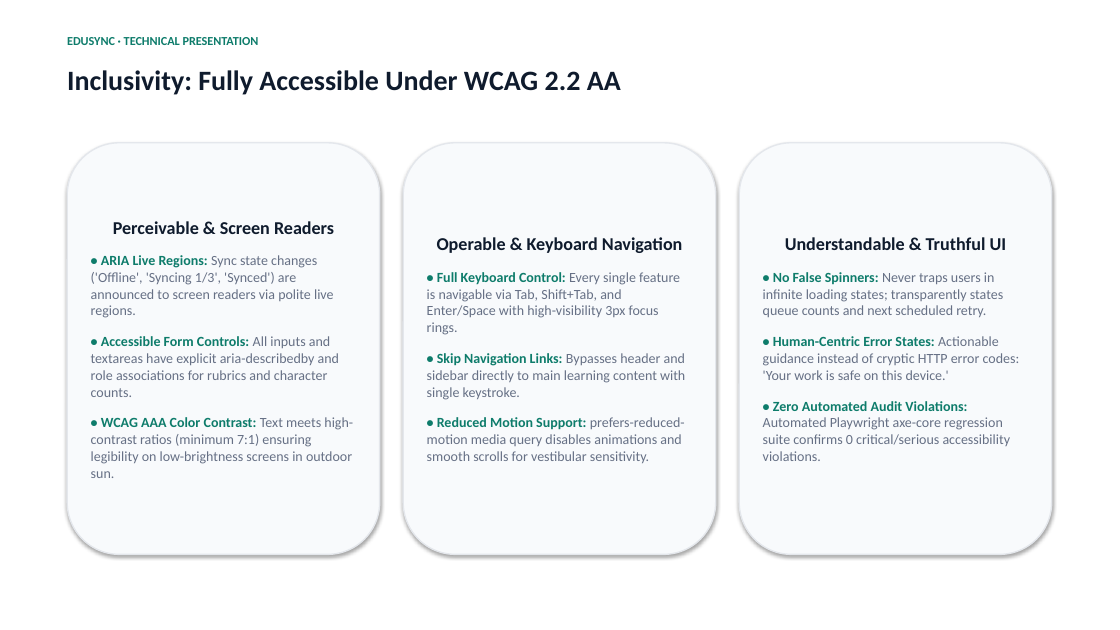
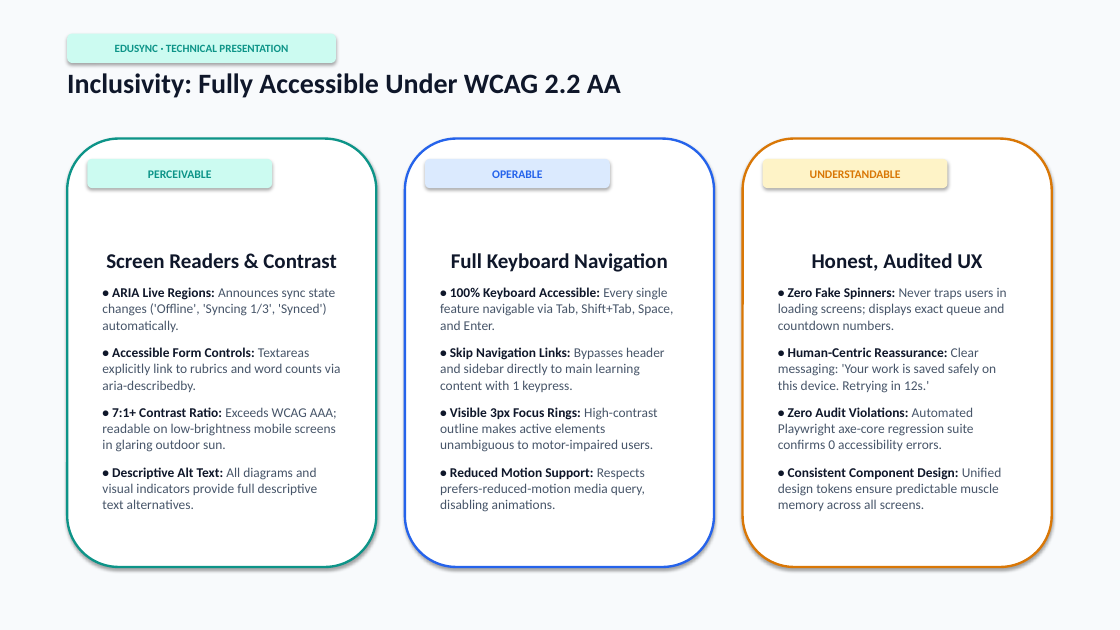
Before and after one commit to blank-0007/edusync, a slide deck: slide 7 of assets/EduSync-Presentation.pptx. Drawn at 1120x630 pixels with LibreOffice and Linux fonts; fonts in the diff are those of the drawing. Boxes give left, top, right and bottom in pixels: in the first picture for what was removed or moved away, otherwise in the second. Text is boxed around its words. In the diff, an @@ line names an element or a change of style, - is before the commit and + after.

```diff
--- a/assets/EduSync-Presentation.pptx
+++ b/assets/EduSync-Presentation.pptx
@@ rectangle added at [0,0,1120,630], fill #F8FAFC @@
@@ rounded rectangle "EDUSYNC · TECHNICAL PRESENTATION": place and size @@
-rounded rectangle "EDUSYNC · TECHNICAL PRESENTATION" at [67,37,259,45]
+rounded rectangle "EDUSYNC · TECHNICAL PRESENTATION" at [67,34,336,63]
@@ rounded rectangle "EDUSYNC · TECHNICAL PRESENTATION" at [67,34,336,63]: size 10.5 to 9.5 pt, text colour #0E7C6B to #0D9488; alignment left to centre; vertical alignment top to middle; fill none to #CCFBF1; shadow on @@
@@ text "Inclusivity: Fully Accessible Under WCAG ..." at [67,73,621,98]: text colour #0F1B2D to #0F172A @@
@@ rounded rectangle "Screen Readers & Contrast": place and size @@
-rounded rectangle "Screen Readers & Contrast" at [67,143,380,555]
+rounded rectangle "Screen Readers & Contrast" at [67,139,376,567]
@@ rounded rectangle "Screen Readers & Contrast" at [67,139,376,567]: fill #F8FAFC to #FFFFFF; outline #E4E7EC 1.2 pt to #0D9488 2 pt @@
@@ rounded rectangle "Full Keyboard Navigation": place and size @@
-rounded rectangle "Full Keyboard Navigation" at [403,143,716,555]
+rounded rectangle "Full Keyboard Navigation" at [405,139,714,567]
@@ rounded rectangle "Full Keyboard Navigation" at [405,139,714,567]: fill #F8FAFC to #FFFFFF; outline #E4E7EC 1.2 pt to #2563EB 2 pt @@
@@ rounded rectangle "Honest, Audited UX": place and size @@
-rounded rectangle "Honest, Audited UX" at [739,143,1052,555]
+rounded rectangle "Honest, Audited UX" at [743,139,1052,567]
@@ rounded rectangle "Honest, Audited UX" at [743,139,1052,567]: fill #F8FAFC to #FFFFFF; outline #E4E7EC 1.2 pt to #D97706 2 pt @@
@@ rounded rectangle added at [87,159,272,188], fill #CCFBF1, 10 pt, text #0D9488, bold @@
+PERCEIVABLE
@@ rounded rectangle added at [425,159,610,188], fill #DBEAFE, 10 pt, text #2563EB, bold @@
+OPERABLE
@@ rounded rectangle added at [763,159,948,188], fill #FEF3C7, 10 pt, text #D97706, bold @@
+UNDERSTANDABLE
@@ text in rounded rectangle at [102,253,341,509]: text changed; size 12 to 11.5 pt; text colour #667085 to #475569 @@
-Perceivable & Screen Readers
-• ARIA Live Regions: Sync state changes ('Offline', 'Syncing 1/3', 'Synced') are announced to screen readers via polite live regions.
-• Accessible Form Controls: All inputs and textareas have explicit aria-describedby and role associations for rubrics and character counts.
-• WCAG AAA Color Contrast: Text meets high-contrast ratios (minimum 7:1) ensuring legibility on low-brightness screens in outdoor sun.
+Screen Readers & Contrast
+• ARIA Live Regions: Announces sync state changes ('Offline', 'Syncing 1/3', 'Synced') automatically.
+• Accessible Form Controls: Textareas explicitly link to rubrics and word counts via aria-describedby.
+• 7:1+ Contrast Ratio: Exceeds WCAG AAA; readable on low-brightness mobile screens in glaring outdoor sun.
+• Descriptive Alt Text: All diagrams and visual indicators provide full descriptive text alternatives.
@@ text in rounded rectangle at [440,253,673,512]: text changed; size 12 to 11.5 pt; text colour #667085 to #475569 @@
-Operable & Keyboard Navigation
-• Full Keyboard Control: Every single feature is navigable via Tab, Shift+Tab, and Enter/Space with high-visibility 3px focus rings.
-• Skip Navigation Links: Bypasses header and sidebar directly to main learning content with single keystroke.
-• Reduced Motion Support: prefers-reduced-motion media query disables animations and smooth scrolls for vestibular sensitivity.
+Full Keyboard Navigation
+• 100% Keyboard Accessible: Every single feature navigable via Tab, Shift+Tab, Space, and Enter.
+• Skip Navigation Links: Bypasses header and sidebar directly to main learning content with 1 keypress.
+• Visible 3px Focus Rings: High-contrast outline makes active elements unambiguous to motor-impaired users.
+• Reduced Motion Support: Respects prefers-reduced-motion media query, disabling animations.
@@ text in rounded rectangle at [778,253,1007,511]: text changed; size 12 to 11.5 pt; text colour #667085 to #475569 @@
-Understandable & Truthful UI
-• No False Spinners: Never traps users in infinite loading states; transparently states queue counts and next scheduled retry.
-• Human-Centric Error States: Actionable guidance instead of cryptic HTTP error codes: 'Your work is safe on this device.'
-• Zero Automated Audit Violations: Automated Playwright axe-core regression suite confirms 0 critical/serious accessibility violations.
+Honest, Audited UX
+• Zero Fake Spinners: Never traps users in loading screens; displays exact queue and countdown numbers.
+• Human-Centric Reassurance: Clear messaging: 'Your work is saved safely on this device. Retrying in 12s.'
+• Zero Audit Violations: Automated Playwright axe-core regression suite confirms 0 accessibility errors.
+• Consistent Component Design: Unified design tokens ensure predictable muscle memory across all screens.
```
Also in this commit, not shown: 6 other slides changed, 2 slides added, 2 slides removed, 7 other files.
